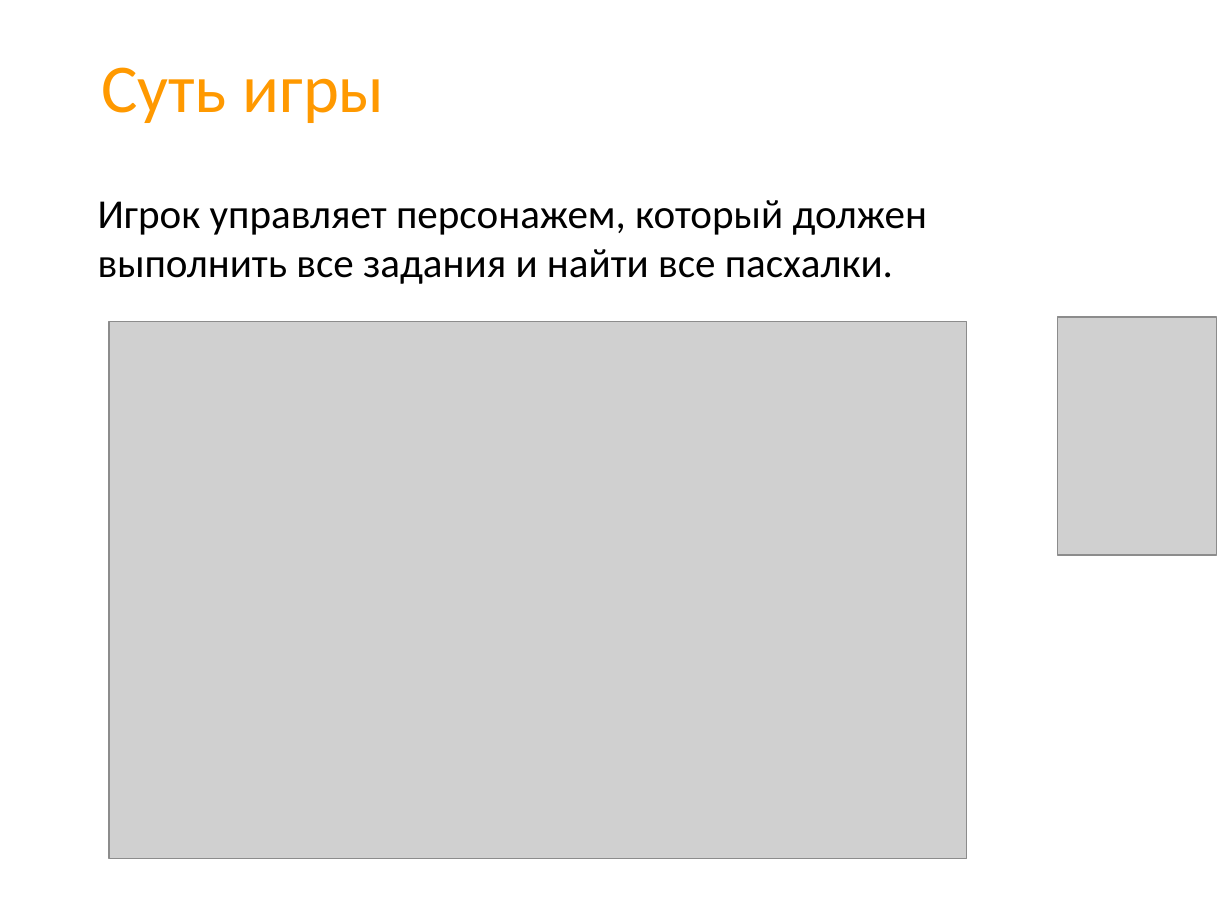
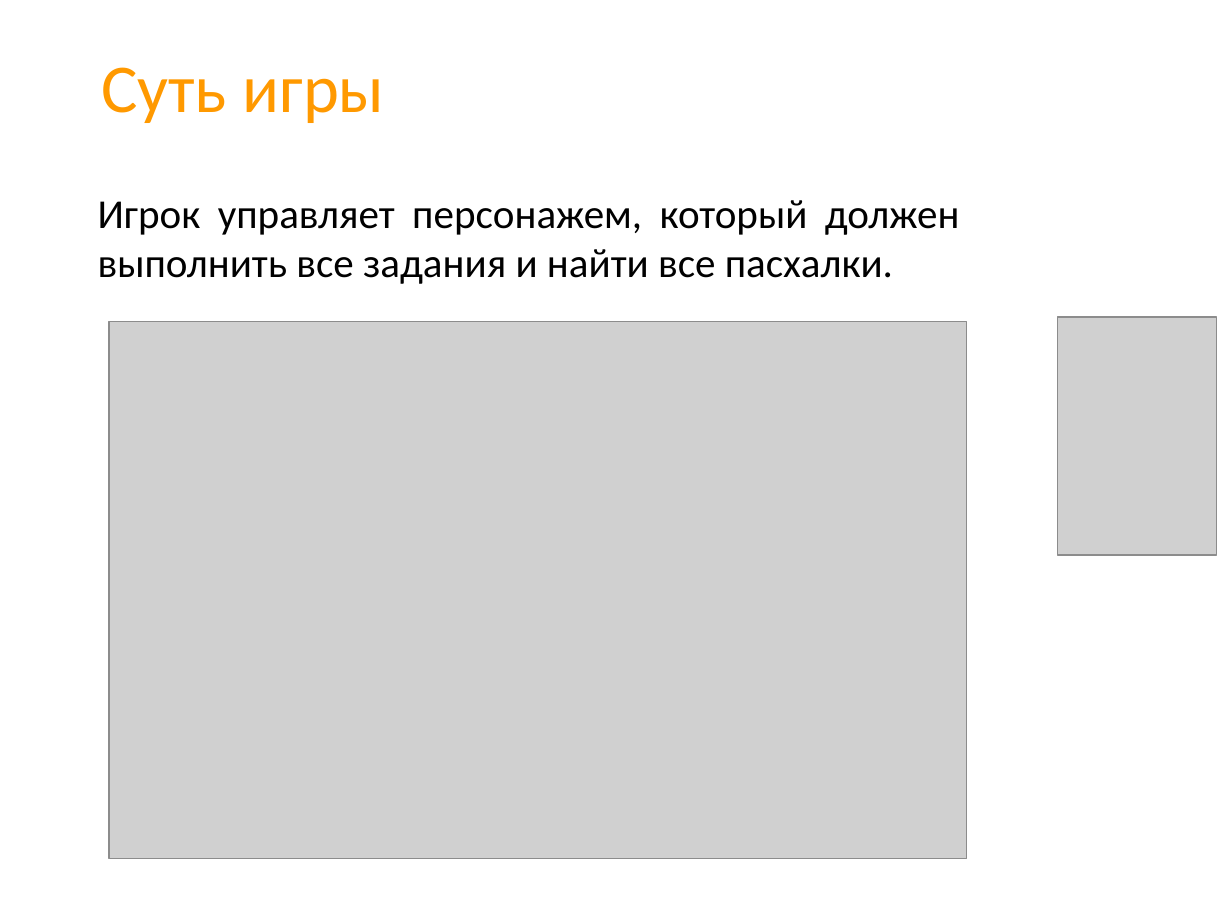
Before and after one commit to CicadaInc/thequiz, a slide deck: slide 4 of presentation.pptx. Drawn at 1232x924 pixels with LibreOffice and Linux fonts; fonts in the diff are those of the drawing; grey boxes stand for pictures; background and template pictures are left out. Boxes give left, top, right and bottom in pixels: in the first picture for what was removed or moved away, otherwise in the second. Text is boxed around its words. In the diff, an @@ line names an element or a change of style, - is before the commit and + after.

```diff
--- a/presentation.pptx
+++ b/presentation.pptx
@@ text "Игрок управляет персонажем, который должен ..." at [98, 200, 960, 284]: alignment left to justified @@
```
Also in this commit, not shown: 2 other slides changed, 8 slides added, 2 slides removed, 3 other files.
